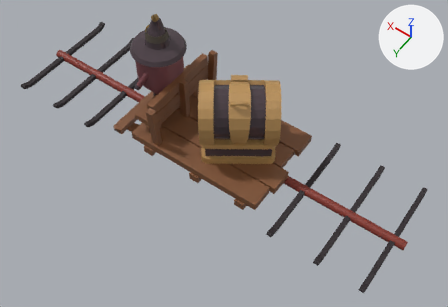
What one commit did to the OBJ model LD55/scenes/Carriage/carriage.obj.
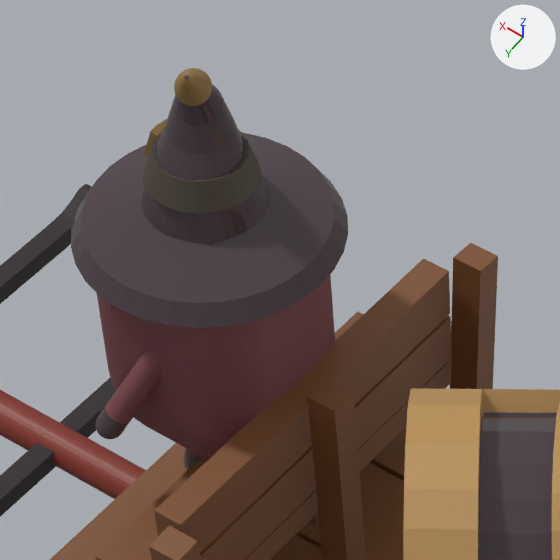
The first picture shows the older version from a camera (50 mm lens) standing at (-5.89, 7.88, 12.16) and looking at (-0.75, 0.69, 0.85). The close-ups show both versions on the part from 26% to 51% of the width and 0% to 37% of the height of that picture. The axes (+X, +Y, +Z) are drawn at upper right. The lights are the same throughout. Where no turn or scale is listed for an object, it has been applied to the vertices. Vertices at the same position are counted once.

The first close-up shows 'carriage'.
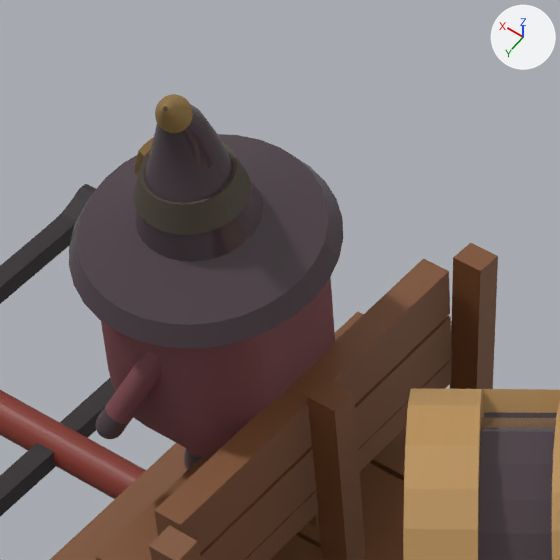
Pixel boxes (x1, y1, x2, y2) of what changed, in the close-ups (560 x 560 px; the box of a moved part takes in the faces that stretch with it):
```json
{"object": "carriage", "change": "reshaped", "before": [0, 68, 560, 560], "after": [0, 94, 560, 560]}
{"part": 1, "of": "me_carriage", "change": "moved or reshaped", "before": [71, 68, 348, 328], "after": [69, 94, 343, 349]}
```

Edits to the scene script, one JSON object a line:
```json
{"block": "me_carriage", "where": "me_carriage.from_pydata(...)  # 6638 vertices, 5713 faces; spans x -5.18..5.42, y -1.61..1.59, z 0.0..3.39"}
{"block": "me_carriage", "where": "# used by ob_carriage; location = (0.0, 0.0, 0.0)"}
{"block": "me_carriage", "change": "me_carriage part 1: the loose piece of 424 vertices spanning x 0.96..2.28, y -0.69..0.63, z 2.33..3.39 is turned -6.8 degrees about the x axis through its middle, then moved by (0.0, 0.1, -0.05)"}
```
